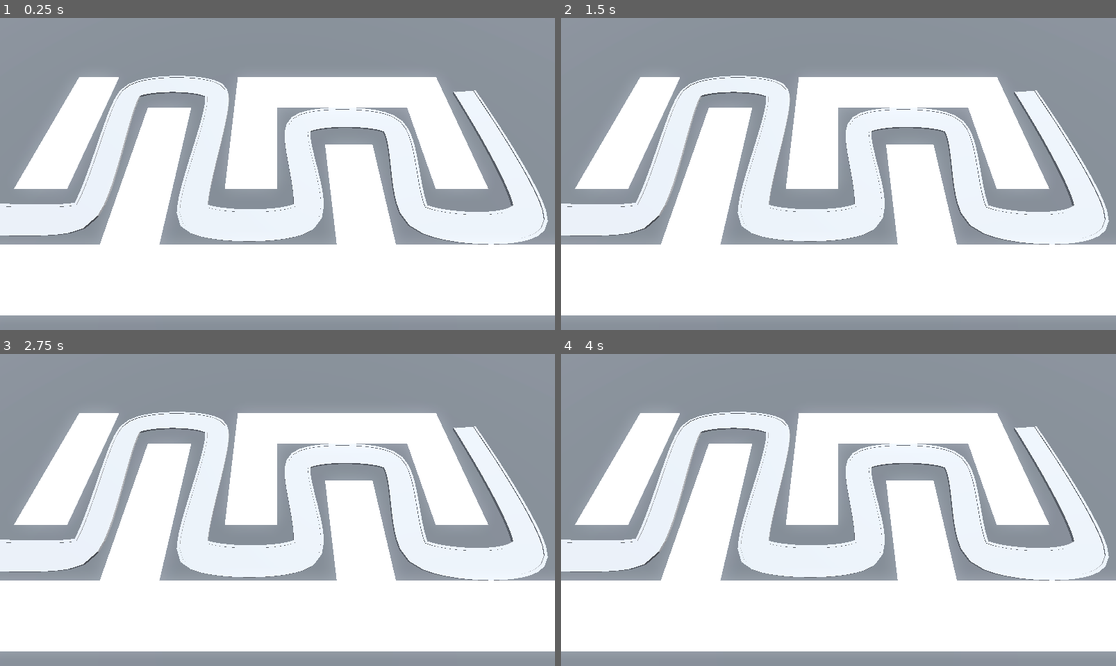
Above: before the commit, frames 1-4 (two rows, left to right).
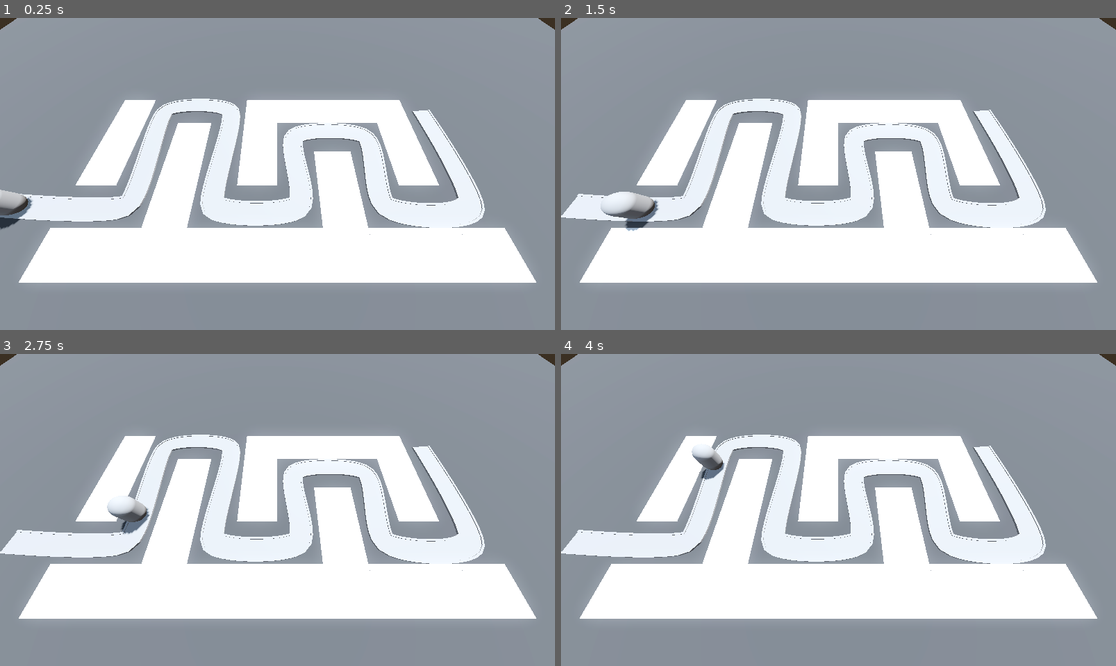
Above: after the commit, the same moments.

Repository: yrubner/TowerDefenseGD
Game: Godot game, scene res://BaseLevel.tscn
The game is run twice, just before and just after one commit, with the same random seed, the same clock (stepped at 60 frames per second) and the same inputs.
Inputs:
- Up to frame 1 (0.25 s): no input
- Up to frame 2 (1.5 s): no input
- Up to frame 3 (2.75 s): no input
- Up to frame 4 (4 s): no input

The runs differ from the first frame. In frame 1, 36% of the frame differs, in the area x 0-100%, y 0-96%; in frame 2, 36%; in frame 3, 36%; in frame 4, 36%.

Commit message:
Finished Lesson 37: PathFollow3D Enemies

Diff:
--- a/BaseLevel.tscn
+++ b/BaseLevel.tscn
@@ -1,6 +1,7 @@
-[gd_scene load_steps=7 format=3 uid="uid://drjg6lh8nskg8"]
+[gd_scene load_steps=8 format=3 uid="uid://drjg6lh8nskg8"]
 
 [ext_resource type="MeshLibrary" uid="uid://xjhekfl8wt5k" path="res://MeshLibraries/SpaceLibrary.tres" id="1_mp854"]
+[ext_resource type="PackedScene" uid="uid://bce5kslpisvml" path="res://Enemy/enemy.tscn" id="2_605k1"]
 
 [sub_resource type="ProceduralSkyMaterial" id="ProceduralSkyMaterial_ipueh"]
 sky_horizon_color = Color(0.64625, 0.65575, 0.67075, 1)
@@ -41,6 +42,7 @@
 
 [node name="Camera3D" type="Camera3D" parent="."]
 transform = Transform3D(1, 0, 0, 0, 0.422618, 0.906308, 0, -0.906308, 0.422618, 0, 14.5, 9.5)
+fov = 90.0
 
 [node name="GridMap" type="GridMap" parent="."]
 mesh_library = ExtResource("1_mp854")
@@ -91,3 +93,6 @@
 path_continuous_u = true
 path_u_distance = 1.0
 path_joined = false
+
+[node name="Enemy" parent="Path3D" instance=ExtResource("2_605k1")]
+transform = Transform3D(-4.37108e-08, 0, -0.999987, 0, 1, 0, 0.999987, 0, -4.37108e-08, -25, 0, 6)
--- /dev/null
+++ b/Enemy/enemy.gd
@@ -0,0 +1,7 @@
+extends PathFollow3D
+
+@export var speed: float = 2.5
+
+# Called every frame. 'delta' is the elapsed time since the previous frame.
+func _process(delta: float) -> void:
+	progress += delta * speed
--- /dev/null
+++ b/Enemy/enemy.tscn
@@ -0,0 +1,17 @@
+[gd_scene load_steps=3 format=3 uid="uid://bce5kslpisvml"]
+
+[ext_resource type="Script" path="res://Enemy/enemy.gd" id="1_lvwys"]
+
+[sub_resource type="CapsuleMesh" id="CapsuleMesh_g8oem"]
+radius = 1.0
+height = 3.0
+
+[node name="Enemy" type="PathFollow3D"]
+transform = Transform3D(0.999987, 0, 0, 0, 1, 0, 0, 0, 0.999987, 0, 0, 0)
+loop = false
+script = ExtResource("1_lvwys")
+speed = 5.0
+
+[node name="MeshInstance3D" type="MeshInstance3D" parent="."]
+transform = Transform3D(1, 0, 3.55271e-15, 0, 1, 0, -3.55271e-15, 0, 1, 0, 1.5, 0)
+mesh = SubResource("CapsuleMesh_g8oem")
Not shown, changed: README.md
